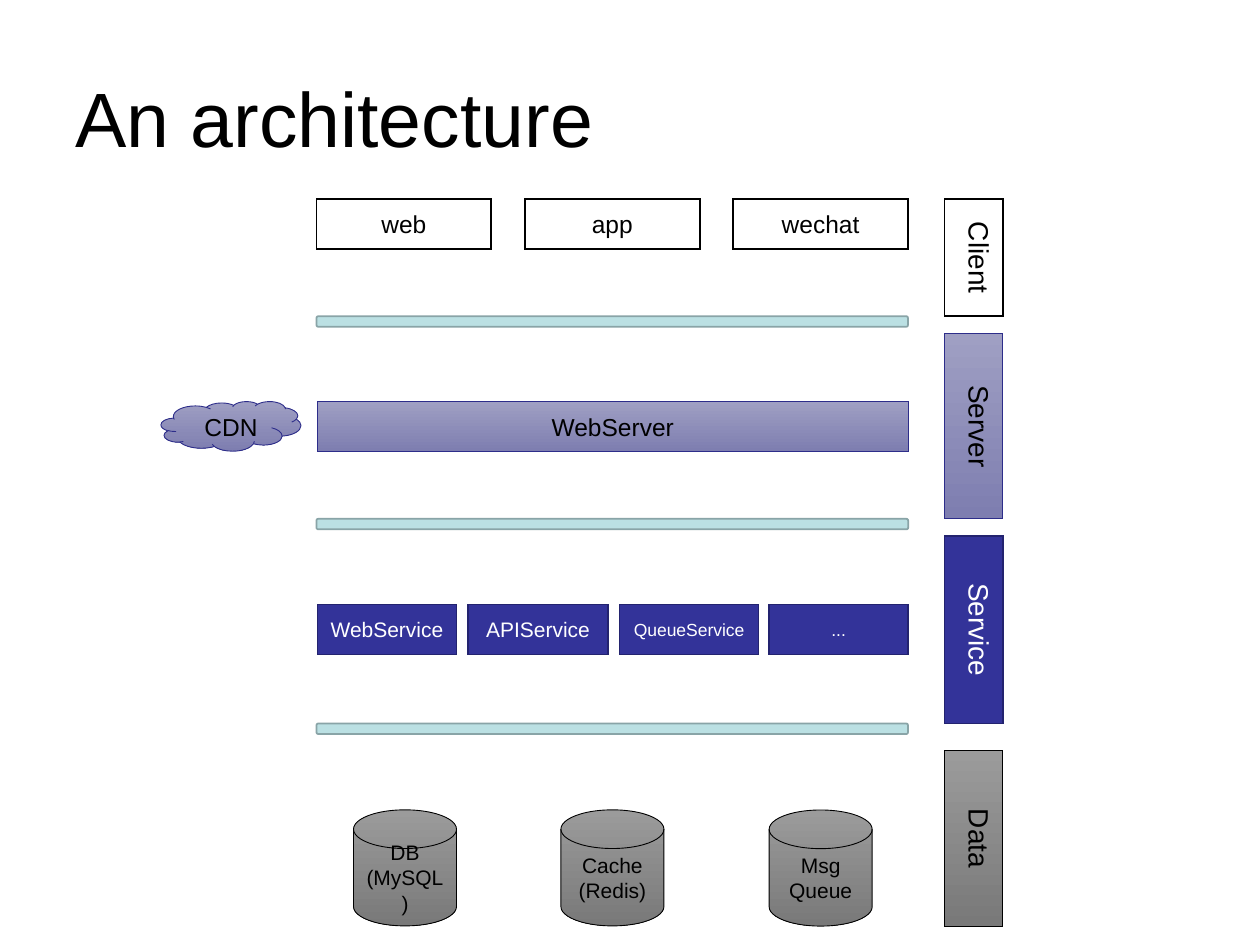
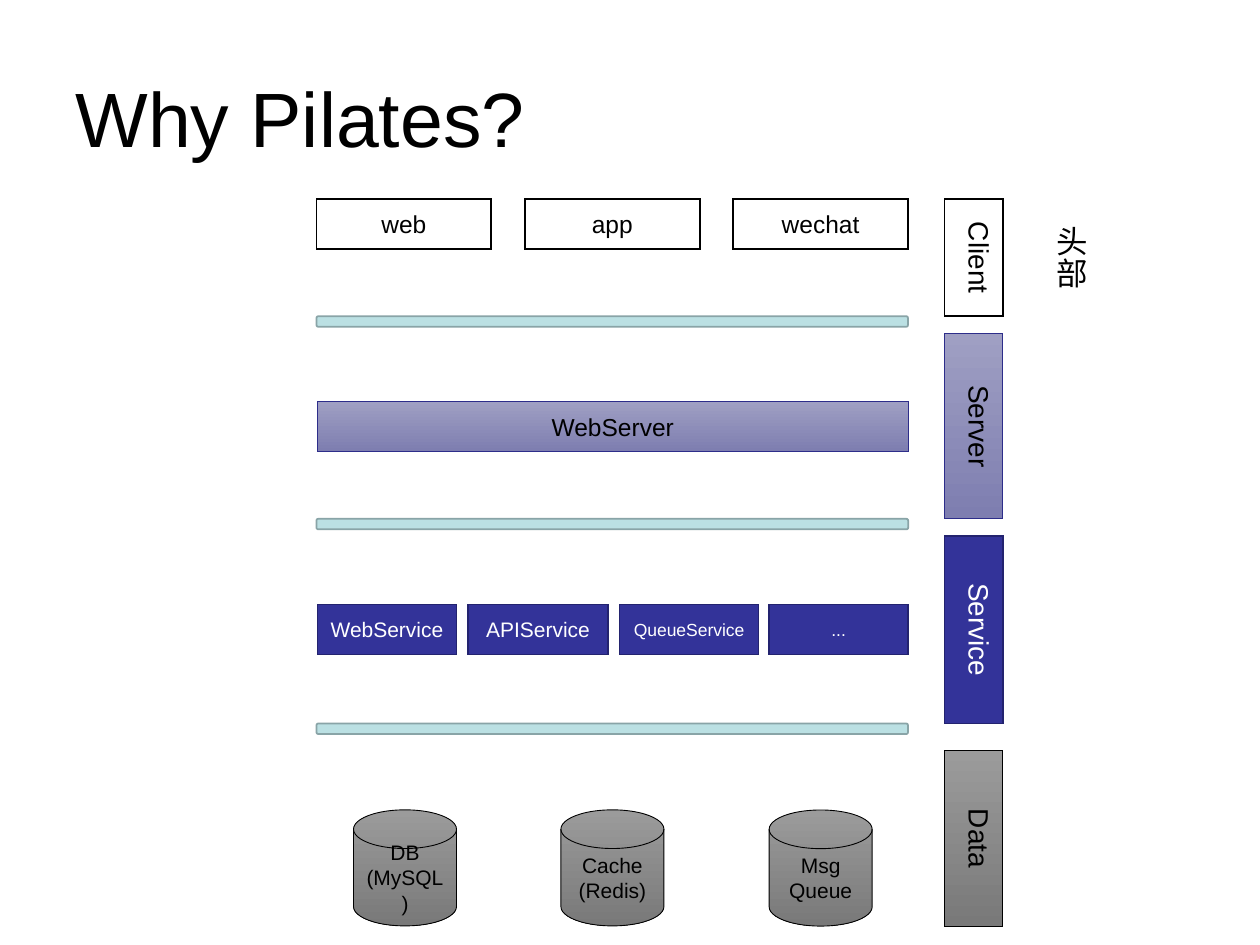
Before and after one commit to Wang-Ray/notes, a slide deck: slide 3 of Architect Pilates.ppt (slide 6 before the commit). Drawn at 1260x945 pixels with LibreOffice and Linux fonts; fonts in the diff are those of the drawing; background and template pictures are left out. Boxes give left, top, right and bottom in pixels: in the first picture for what was removed or moved away, otherwise in the second. Text is boxed around its words. In the diff, an @@ line names an element or a change of style, - is before the commit and + after.

```diff
--- a/Architect Pilates.ppt
+++ b/Architect Pilates.ppt
@@ title at (75,91,525,162): text changed @@
-An architecture
+Why Pilates?
@@ text added at (1056,227,1088,288), 18 pt, text #000000 @@
+头部
@@ freeform shape removed at (161,402,301,451) @@
-CDN
```
Also in this commit, not shown: 1 slide added, 1 slide removed, 1 other file.
